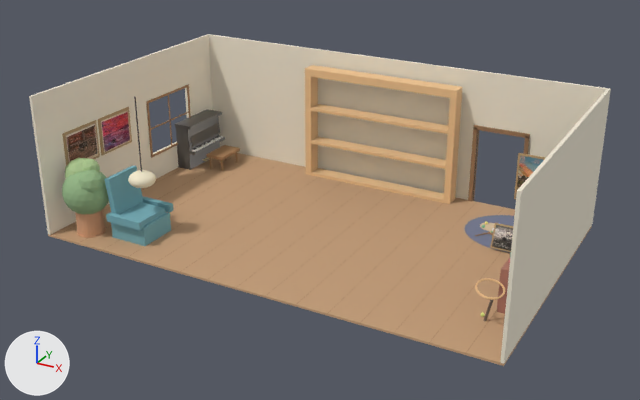
The glTF model models/bookshelf.glb, before and after one commit.
One viewpoint serves both versions: a camera (50 mm lens) standing at (37.9, -82.1, 37.9) and looking at (0.3, -13.8, 3.7). The axes (+X, +Y, +Z) are drawn at lower left. The lights are the same throughout. The older version comes first. Vertices at exactly the same position are counted once.

The first picture shows 'Room'.
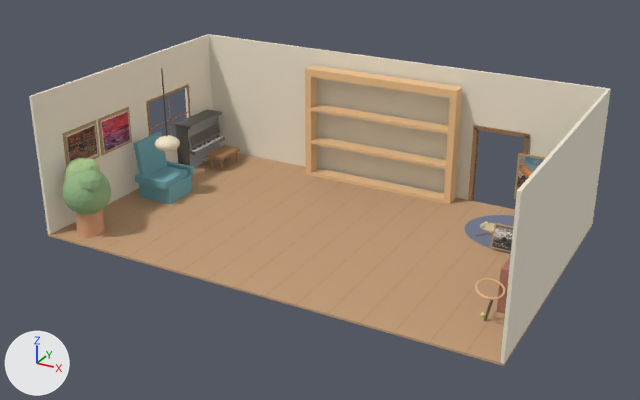
Patch to the scene script:
```diff
--- a/models/bookshelf.glb.py
+++ b/models/bookshelf.glb.py
@@ me_cube @@
 me_cube.from_pydata(...)  # 3982 vertices, 7364 faces; spans x -23.0..23.0, y -26.5..1.8, z -6.4..7.8
 # used by ob_room; location = (0.0, 0.0, 6.17)
+# me_cube part 1: the loose piece of 8 vertices spanning x -17.0..-13.0, y -24.0..-20.0, z -6.2..-4.3 is moved by (-4.0, 9.0, 0.0)
+# me_cube part 2: the loose piece of 8 vertices spanning x -16.7..-13.3, y -23.7..-20.3, z -4.3..-3.7 is moved by (-4.0, 9.0, 0.0)
+# me_cube part 3: the loose piece of 8 vertices spanning x -17.3..-16.2, y -24.0..-20.0, z -4.3..0.0 is moved by (-4.0, 9.0, 0.0)
+# me_cube part 4: the loose piece of 8 vertices spanning x -17.0..-13.0, y -24.6..-24.0, z -4.2..-3.5 is moved by (-4.0, 9.0, 0.0)
+# me_cube part 5: the loose piece of 8 vertices spanning x -17.0..-13.0, y -20.0..-19.4, z -4.2..-3.5 is moved by (-4.0, 9.0, 0.0)
+# me_cube part 6: the loose piece of 48 vertices spanning x -14.5..-14.3, y -22.1..-21.9, z -0.2..7.8 is moved by (-4.0, 9.0, 0.0)
+# me_cube part 7: the loose piece of 162 vertices spanning x -15.7..-13.1, y -23.3..-20.7, z -1.0..0.5 is moved by (-4.0, 9.0, 0.0)
 me_cube.materials.append(mat_wood)
```

Where the change shows, as pixel boxes [x1, y1, x2, y2] in the pictures (640 x 400 px; the box of a moved part takes in the faces that stretch with it):
part 1 of me_cube, moved or reshaped: before [111, 212, 171, 246]; after [139, 174, 193, 204]
part 2 of me_cube, moved or reshaped: before [119, 202, 165, 226]; after [147, 166, 188, 185]
part 3 of me_cube, moved or reshaped: before [104, 166, 144, 214]; after [133, 132, 167, 176]
part 4 of me_cube, moved or reshaped: before [106, 212, 144, 230]; after [135, 174, 169, 189]
part 5 of me_cube, moved or reshaped: before [142, 196, 173, 212]; after [167, 161, 195, 175]
part 6 of me_cube, moved or reshaped: before [134, 97, 142, 172]; after [161, 68, 167, 137]
part 7 of me_cube, moved or reshaped: before [128, 170, 156, 188]; after [155, 135, 180, 152]
